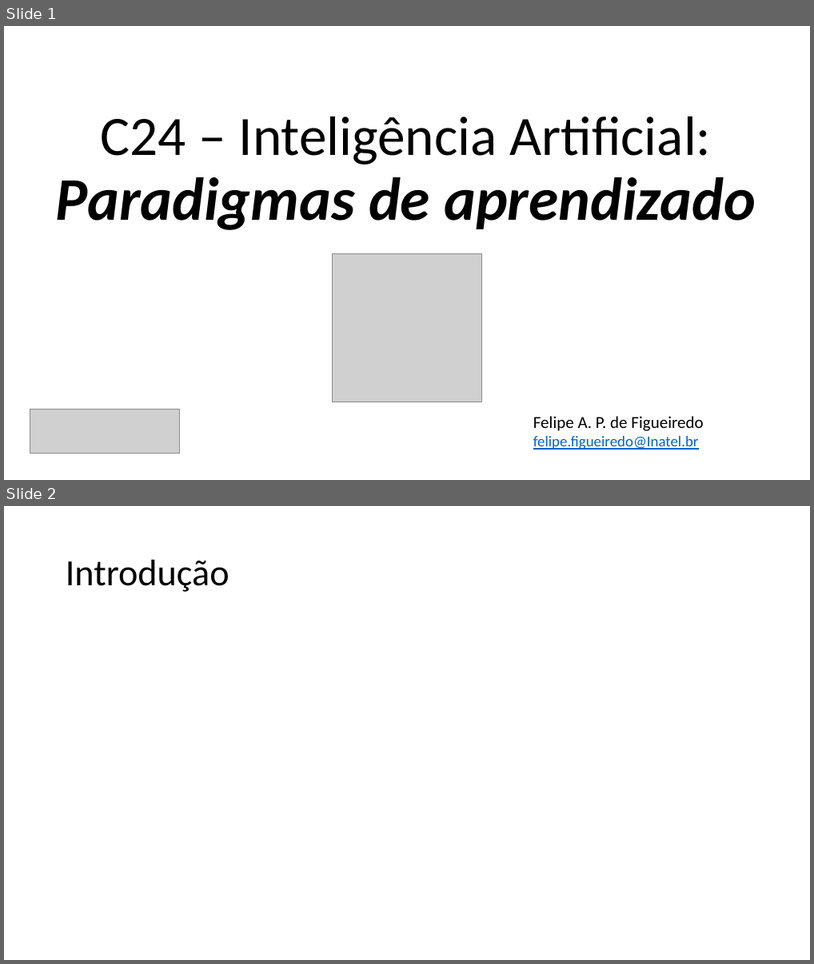
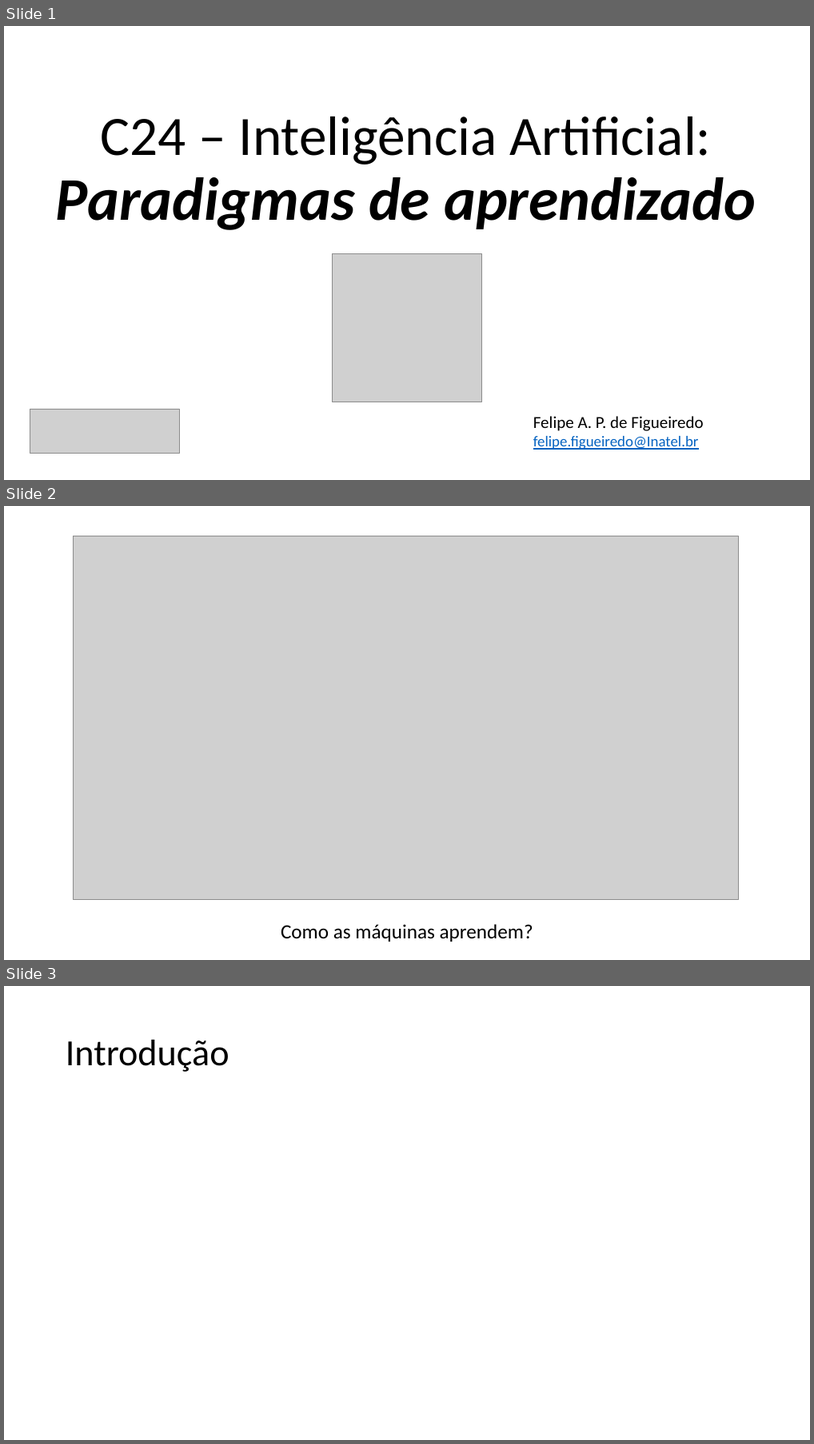
Before and after one commit to zz4fap/c24_inteligencia_artificial, a slide deck: slides/C24_Paradigmas.pptx. Shown one above the other, each under a label of ours: slides 1 and 2 before the commit, slides 1, 2 and 3 after it. The pictures are 814x964 and 814x1444 pixels, drawn with LibreOffice and Linux fonts; fonts in the diff are those of the drawing; grey boxes stand for pictures. Boxes give left, top, right and bottom in pixels: in the first picture for what was removed or moved away, otherwise in the second. Text is boxed around its words. In the diff, an @@ line names an element or a change of style, - is before the commit and + after.

```diff
--- a/slides/C24_Paradigmas.pptx
+++ b/slides/C24_Paradigmas.pptx
@@ slide 2 added at (x1=4, y1=506, x2=810, y2=960), background #FFFFFF @@
@@ picture added at (x1=74, y1=536, x2=739, y2=900) @@
@@ text added at (x1=281, y1=924, x2=534, y2=941), 24 pt, text #000000 @@
+Como as máquinas aprendem?
@@ what was slide 2 is now slide 3 @@
```
Also in this commit, not shown: 1 other file.
